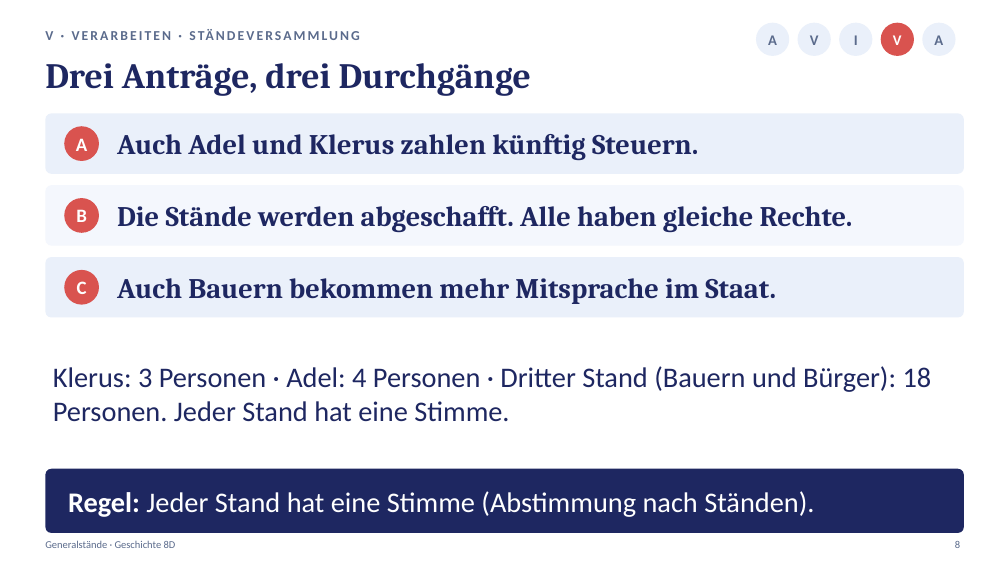
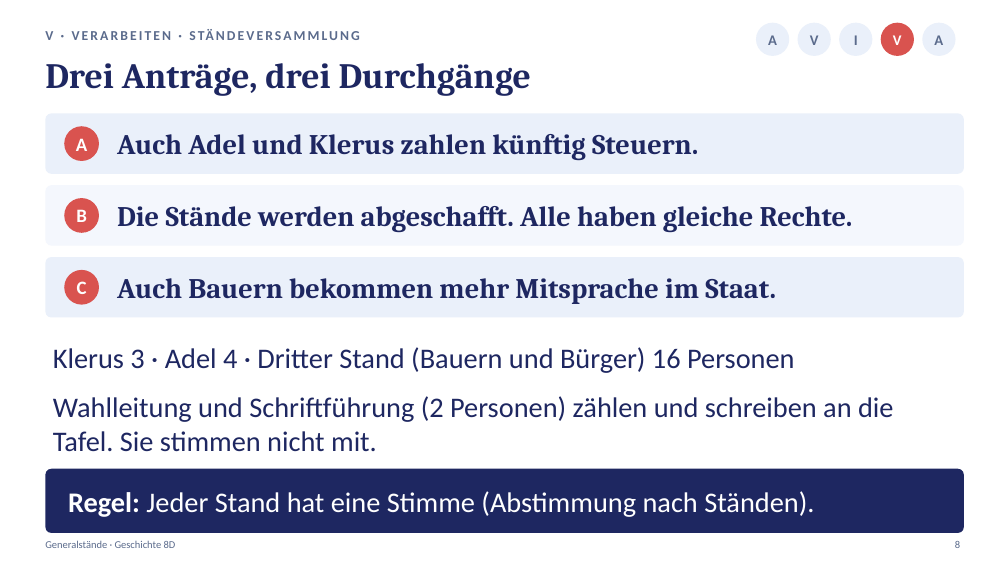
Before and after one commit to golzkonstantin-gif/Schule, a slide deck: slide 8 of Geschichte_8D/Generalstaende/Praesentation_Generalstaende_8D.pptx. Drawn at 1008x567 pixels with LibreOffice and Linux fonts; fonts in the diff are those of the drawing. Boxes give left, top, right and bottom in pixels: in the first picture for what was removed or moved away, otherwise in the second. Text is boxed around its words. In the diff, an @@ line names an element or a change of style, - is before the commit and + after.

```diff
--- a/Geschichte_8D/Generalstaende/Praesentation_Generalstaende_8D.pptx
+++ b/Geschichte_8D/Generalstaende/Praesentation_Generalstaende_8D.pptx
@@ text at (53,347,795,373): text changed @@
-Klerus: 3 Personen · Adel: 4 Personen · Dritter Stand (Bauern und Bürger): 18 Personen. Jeder Stand hat eine Stimme.
+Klerus 3 · Adel 4 · Dritter Stand (Bauern und Bürger) 16 Personen
@@ text added at (53,396,893,451), 27 pt, text #1E2761 @@
+Wahlleitung und Schriftführung (2 Personen) zählen und schreiben an die Tafel. Sie stimmen nicht mit.
```
Also in this commit, not shown: 4 other slides changed, 13 other files.
